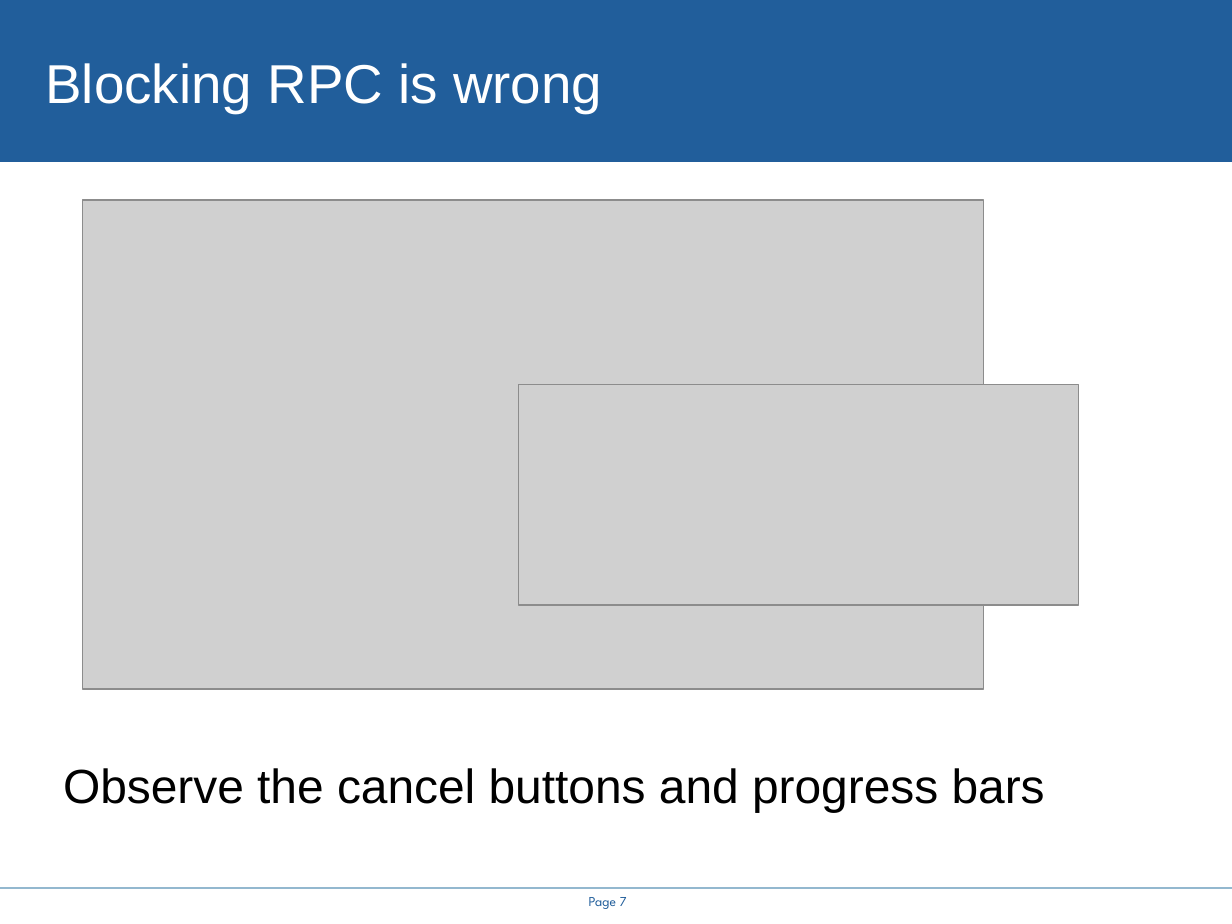
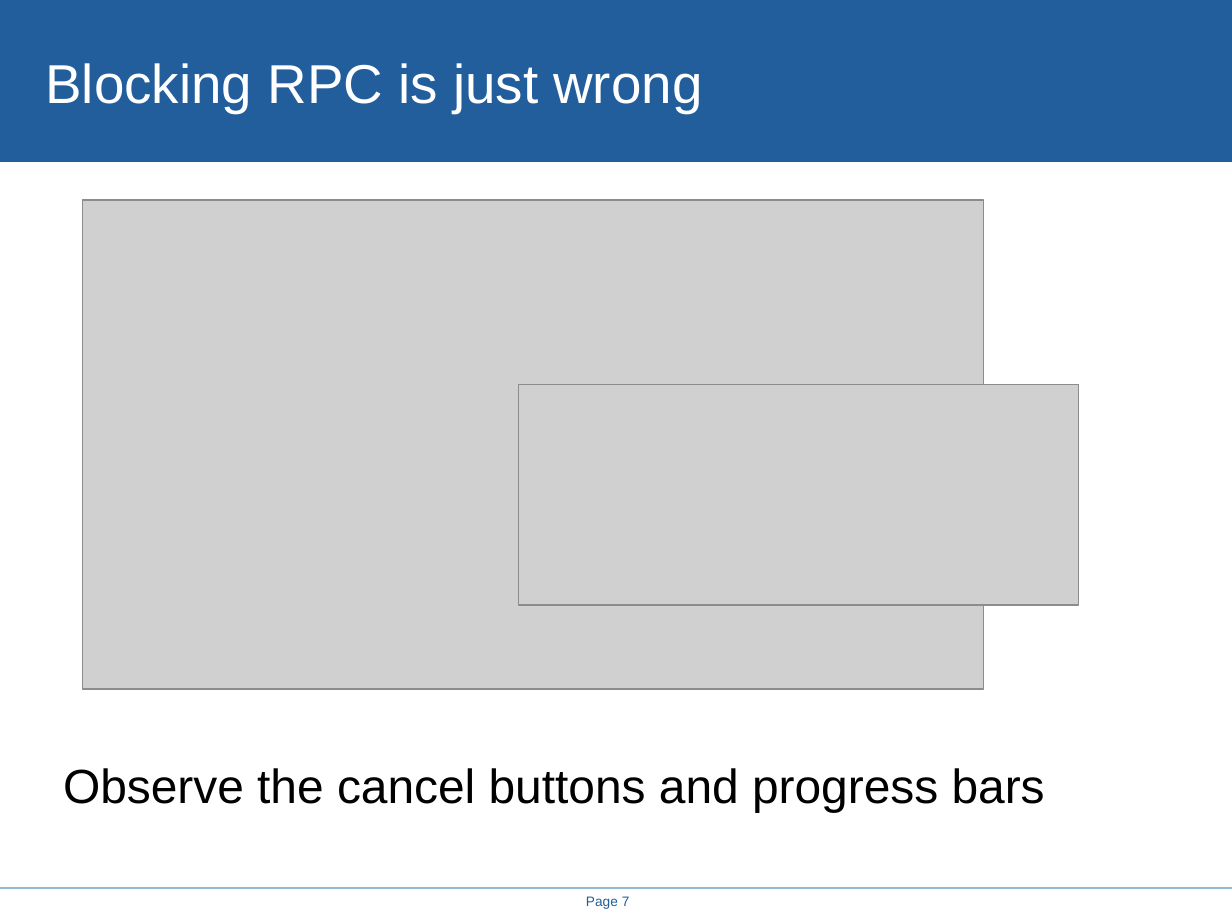
Before and after one commit to steveloughran/smartfrog, a slide deck: slide 7 of projects/alpine/doc/icws2005/rethinking_the_java_SOAP_stack.ppt. Drawn at 1232x924 pixels with LibreOffice and Linux fonts; fonts in the diff are those of the drawing; grey boxes stand for pictures; background and template pictures are left out. Boxes give left, top, right and bottom in pixels: in the first picture for what was removed or moved away, otherwise in the second. Text is boxed around its words. In the diff, an @@ line names an element or a change of style, - is before the commit and + after.

```diff
--- a/projects/alpine/doc/icws2005/rethinking_the_java_SOAP_stack.ppt
+++ b/projects/alpine/doc/icws2005/rethinking_the_java_SOAP_stack.ppt
@@ title at (x1=45, y1=63, x2=702, y2=113): text changed @@
-Blocking RPC is wrong
+Blocking RPC is just wrong
@@ page number at (x1=586, y1=896, x2=630, y2=909): font League Spartan to Arial @@
```
Also in this commit, not shown: 14 other slides changed, 4 slides added, 4 slides removed, 8 other files.
